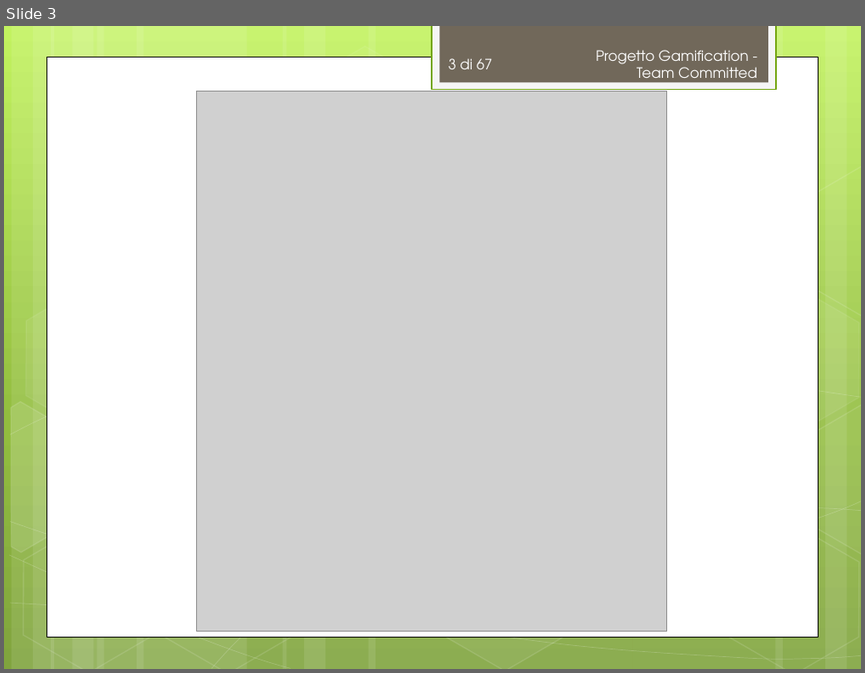
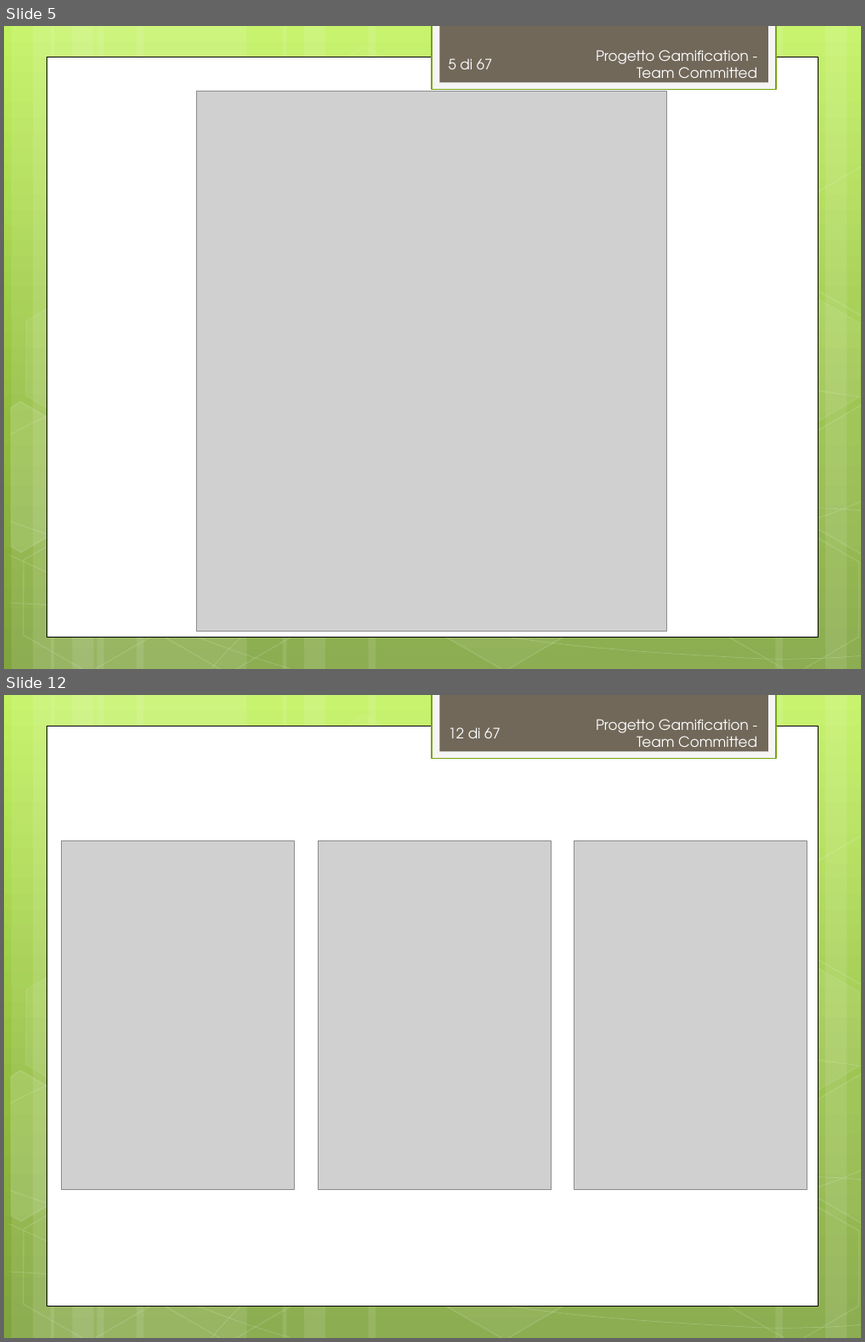
Before and after one commit to TeamCommitted/Team-Committed---Documenti, a slide deck: RP/Esterni/Presentazione/RP-Presentazione.pptx. Shown one above the other, each under a label of ours: slide 3 before the commit, slides 5 and 12 after it; the slides between them are not shown. The pictures are 865x673 and 865x1342 pixels, drawn with LibreOffice and Linux fonts; fonts in the diff are those of the drawing; grey boxes stand for pictures. Boxes give left, top, right and bottom in pixels: in the first picture for what was removed or moved away, otherwise in the second. Text is boxed around its words. In the diff, an @@ line names an element or a change of style, - is before the commit and + after.

```diff
--- a/RP/Esterni/Presentazione/RP-Presentazione.pptx
+++ b/RP/Esterni/Presentazione/RP-Presentazione.pptx
@@ slide 12 added at bbox=[4, 695, 861, 1338], background gradient #C3F35F to #93BF3F to #81A53E; not listed: 31 template elements that a slide beside it also shows @@
@@ text added at bbox=[596, 719, 757, 755], 12 pt, text #FEFEFE @@
+Progetto Gamification - Team Committed
@@ page number added at bbox=[449, 727, 500, 738], 12 pt, text #FEFEFE @@
+12 di 67
@@ picture added at bbox=[62, 840, 295, 1190] @@
@@ picture added at bbox=[318, 840, 551, 1190] @@
@@ picture added at bbox=[574, 840, 806, 1190] @@
@@ what was slide 3 is now slide 5 @@
@@ page number at bbox=[449, 58, 493, 69]: text changed @@
-3 di 67
+5 di 67
```
Also in this commit, not shown: 1 slide changed, 11 other slides added.
